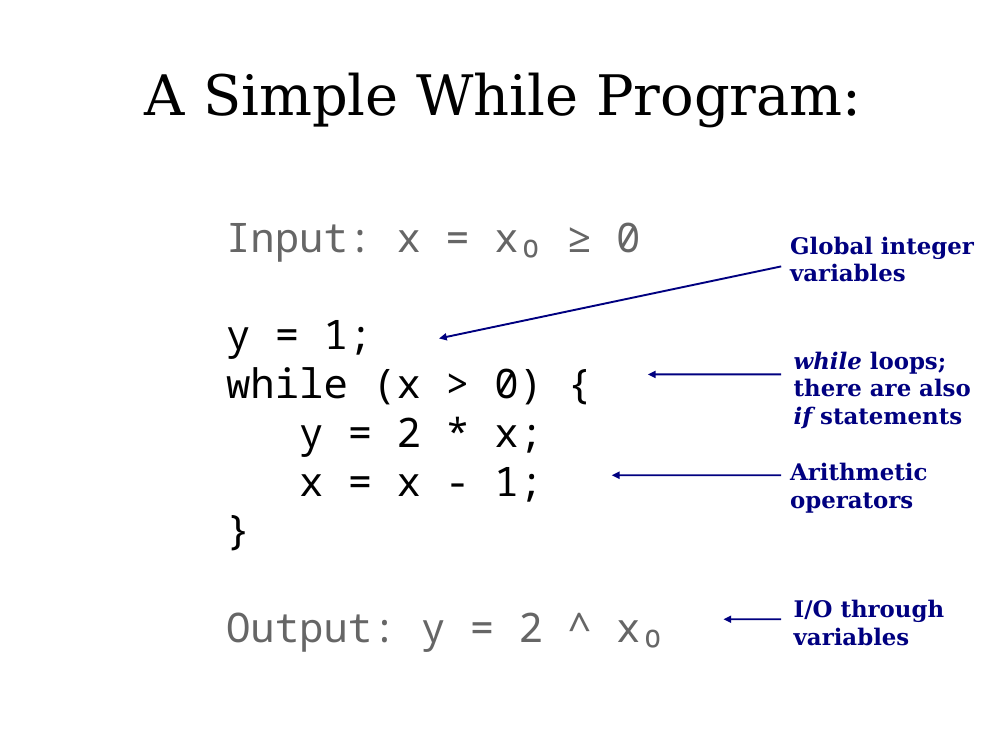
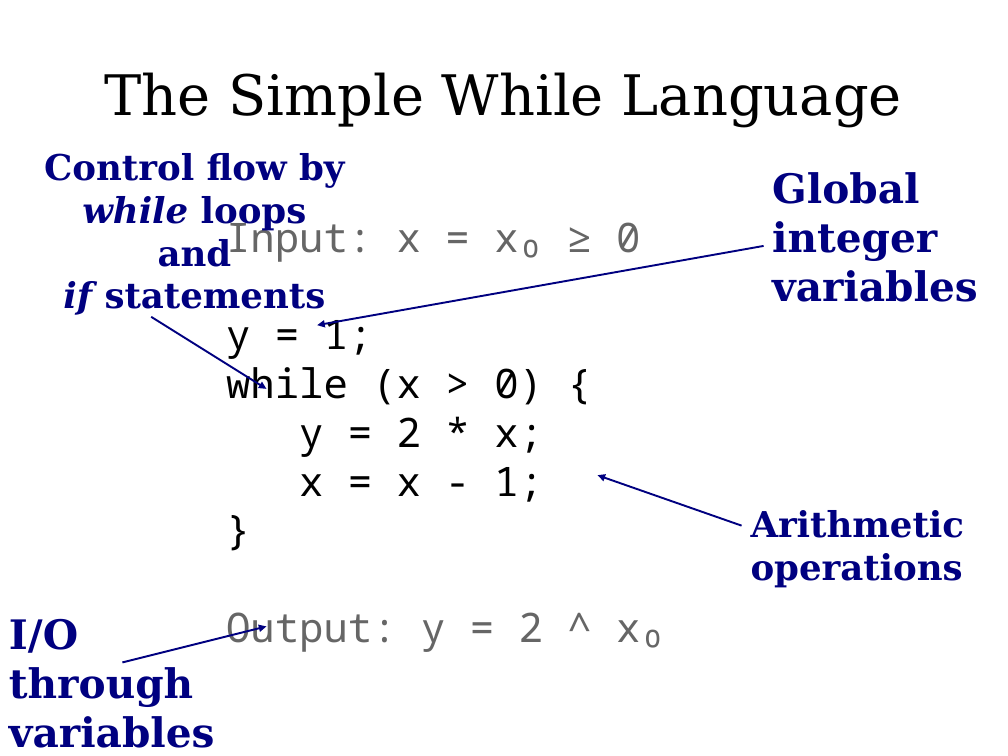
Before and after one commit to joodicator/ic-while-synth, a slide deck: slide 7 of docs/presentation/SoSWASP.odp (slide 4 before the commit). Drawn at 1008x756 pixels with LibreOffice and Linux fonts; fonts in the diff are those of the drawing. Boxes give left, top, right and bottom in pixels: in the first picture for what was removed or moved away, otherwise in the second. Text is boxed around its words. In the diff, an @@ line names an element or a change of style, - is before the commit and + after.

```diff
--- a/docs/presentation/SoSWASP.odp
+++ b/docs/presentation/SoSWASP.odp
@@ title at <box>105,72,902,127</box>: text changed @@
-A Simple While Program:
+The Simple While Language
@@ text added at <box>44,153,345,317</box>, 28 pt, text #000080, bold @@
+Control flow by
+while loops
+and
+if statements
@@ text "Global integer variables": place and size @@
-text "Global integer variables" at <box>790,236,974,282</box>
+text "Global integer variables" at <box>772,172,978,302</box>
@@ text "Global integer variables" at <box>772,172,978,302</box>: size 18 to 32 pt @@
@@ arrow moved from (781, 266) - (439, 338) to (764, 246) - (317, 326) @@
@@ arrow added from (151, 316) to (266, 389), #000080 1.5 pt @@
@@ text removed at <box>794,351,971,429</box> @@
-while loops; there are also if statements
@@ arrow removed from (781, 374) to (649, 374) @@
@@ arrow moved from (781, 476) - (612, 476) to (742, 526) - (598, 476) @@
@@ text at <box>751,510,965,588</box>: text changed; size 18 to 28 pt @@
-Arithmetic operators
+Arithmetic operations
@@ text "I/O through" at <box>9,618,215,748</box>: size 18 to 32 pt @@
@@ text "I/O through": place and size @@
-text "I/O through" at <box>794,599,945,646</box>
+text "I/O through" at <box>9,618,215,748</box>
@@ arrow added from (123, 662) to (266, 627), #000080 1.5 pt @@
@@ arrow removed from (781, 619) to (724, 619) @@
```
Also in this commit, not shown: 14 other slides changed, 6 slides added, 2 slides removed, 9 other files.
